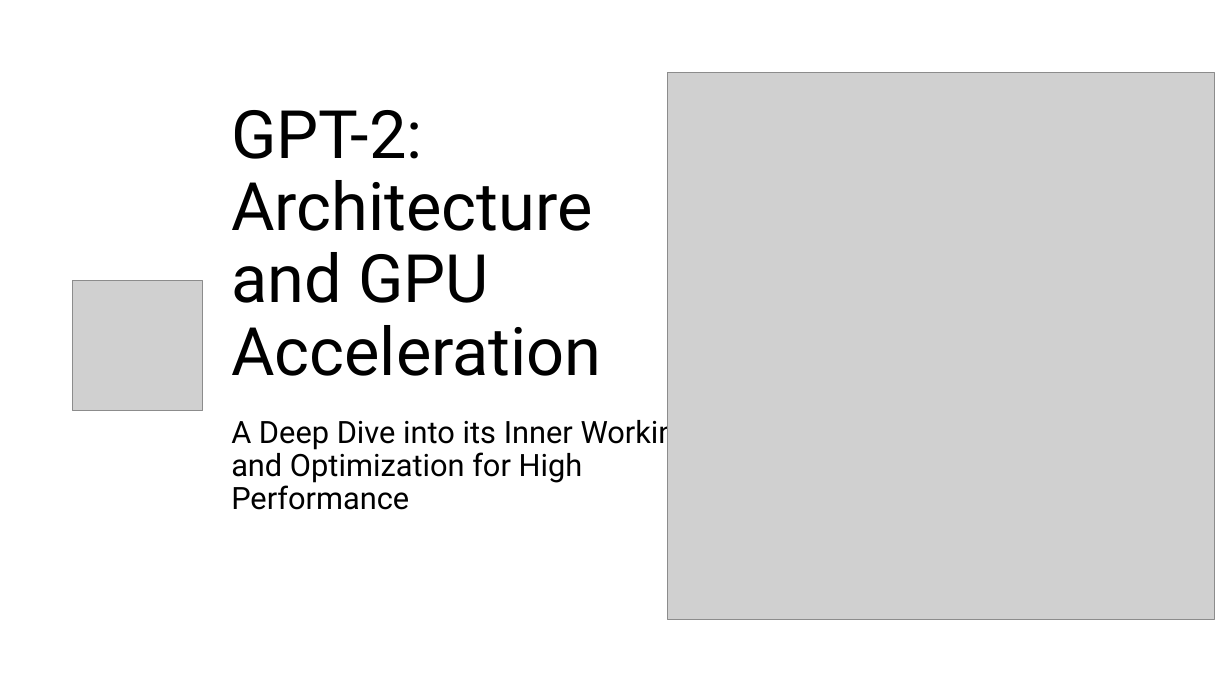
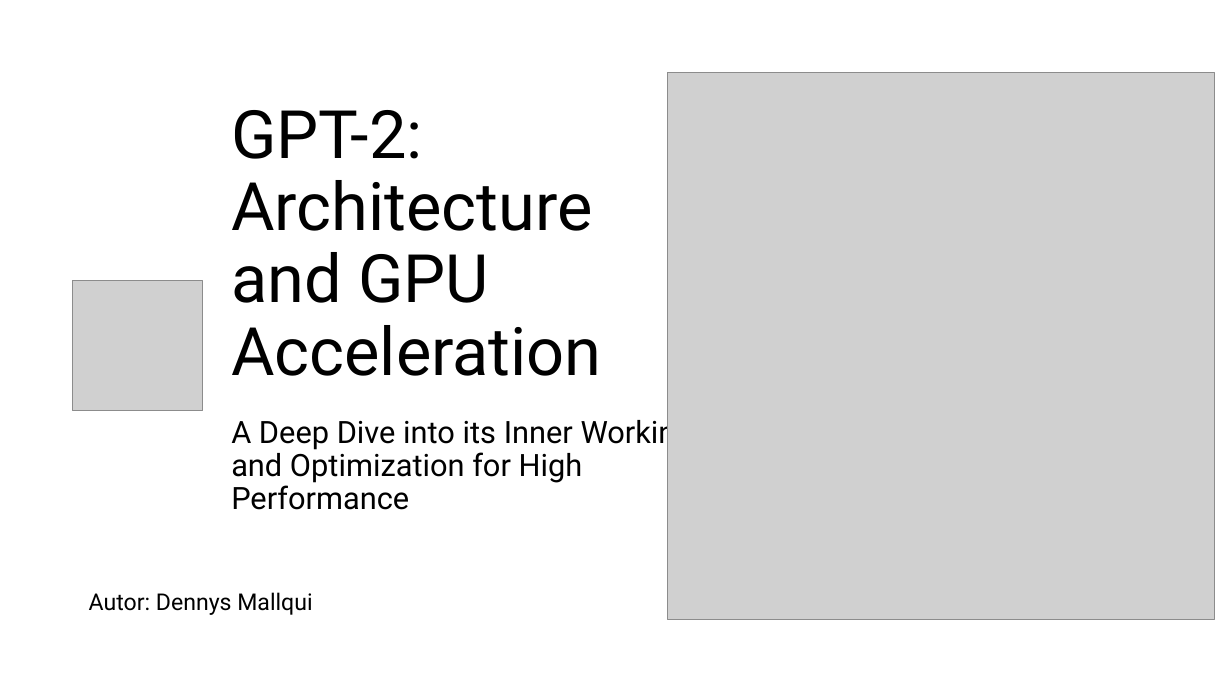
Before and after one commit to DennysMallqui/HPC-EP_LLM_PUB, a slide deck: slide 1 of Accelerating GPT-2 with GPUs - A Deep Dive.pptx. Drawn at 1232x693 pixels with LibreOffice and Linux fonts; fonts in the diff are those of the drawing; grey boxes stand for pictures. Boxes give left, top, right and bottom in pixels: in the first picture for what was removed or moved away, otherwise in the second. Text is boxed around its words. In the diff, an @@ line names an element or a change of style, - is before the commit and + after.

```diff
--- a/Accelerating GPT-2 with GPUs - A Deep Dive.pptx
+++ b/Accelerating GPT-2 with GPUs - A Deep Dive.pptx
@@ text added at [89,592,312,615], 18 pt, text #000000 @@
+Autor: Dennys Mallqui
```
Also in this commit, not shown: 1 other slide changed.
